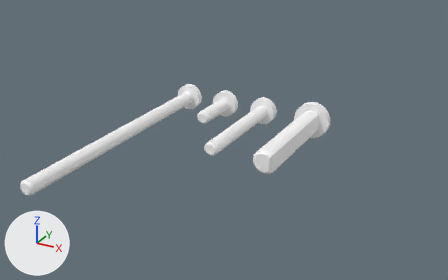
Before and after pictures for a commit that changed the FBX model projects/halloween-coffin/fbx/coffin_pins.fbx.
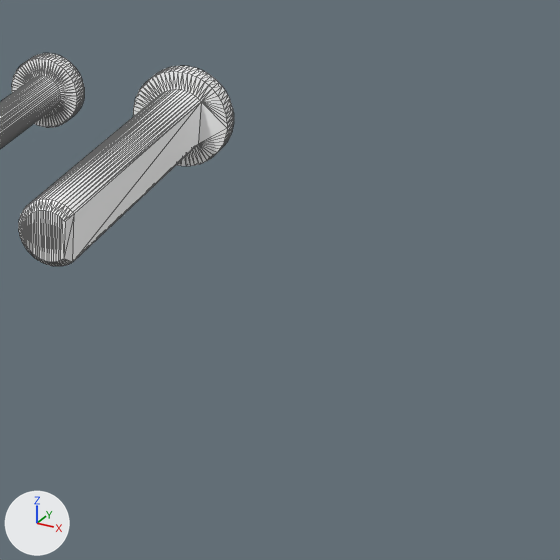
There are two pictures of each version: one whole from a 50 mm camera at (0.768, -1.229, 0.515) aimed at (0.242, -0.274, 0.037), one close up on the part from 55% to 100% of the width and 28% to 100% of the height. The axes (+X, +Y, +Z) are drawn at lower left. The lights are the same throughout. The first two pictures are the older version. The close-ups show mesh edges as thin lines. Where no turn or scale is listed for an object, it has been applied to the vertices. Vertices at exactly the same position are counted once.

The first close-up shows 'OpenSCAD_Model'.
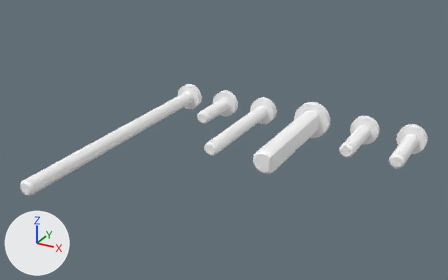
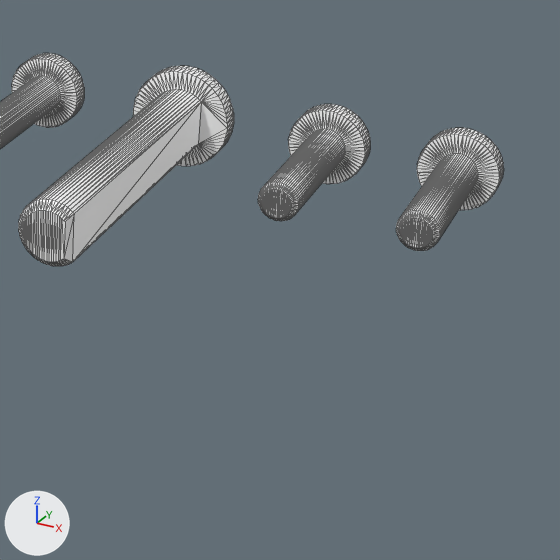
Pixel boxes [x1, y1, x2, y2] of what changed, in the close-ups (560 x 560 px):
'OpenSCAD_Model', reshaped: before [0, 53, 234, 266]; after [0, 53, 504, 266]
part 1 of me_mesh, added: after [258, 104, 370, 221]
part 2 of me_mesh, added: after [396, 128, 504, 251]

The change, as a diff of the scene's bpy script:
```diff
--- a/projects/halloween-coffin/fbx/coffin_pins.fbx.py
+++ b/projects/halloween-coffin/fbx/coffin_pins.fbx.py
@@ me_mesh @@
 # used by ob_openscad_model
-me_mesh.from_pydata(...)  # 1235 vertices, 2454 faces; spans x -0.03..0.36, y -0.554..0.0, z -0.04..0.04
+me_mesh.from_pydata(...)  # 1875 vertices, 3726 faces; spans x -0.03..0.57, y -0.554..0.0, z -0.04..0.04
+# me_mesh part 1: a new loose piece of 320 vertices spanning x 0.41..0.47, y -0.133..0.0, z -0.03..0.03, in mat_defaultmaterial (white #ffffff)
+# me_mesh part 2: a new loose piece of 320 vertices spanning x 0.51..0.57, y -0.133..0.0, z -0.03..0.03, in mat_defaultmaterial (white #ffffff)
 me_mesh.materials.append(mat_defaultmaterial)
```
